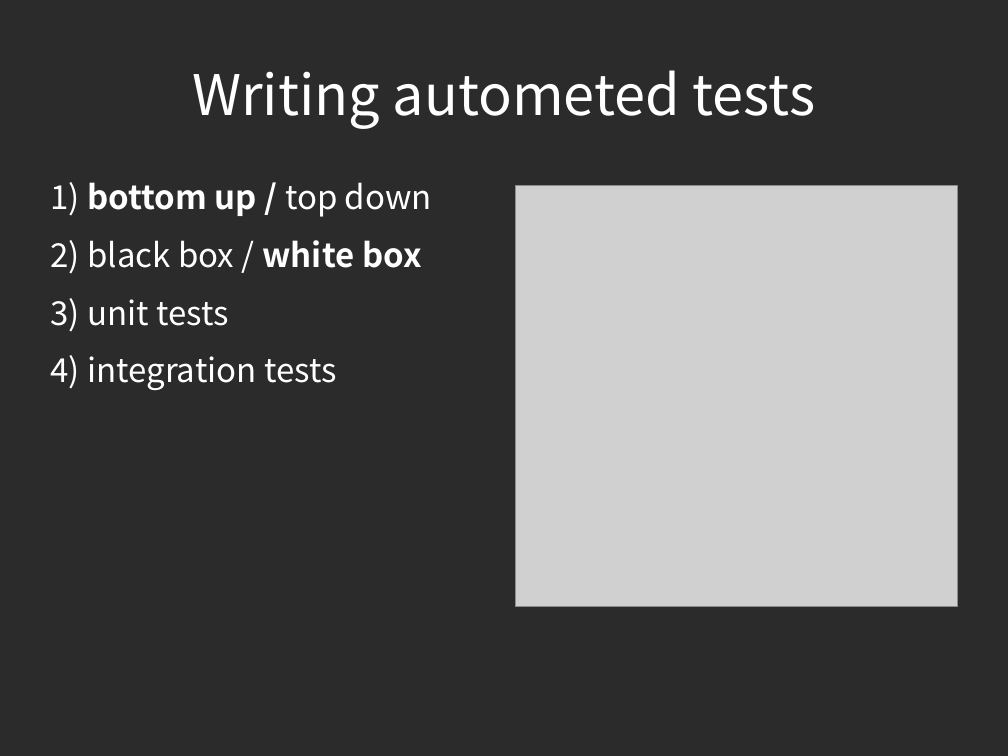
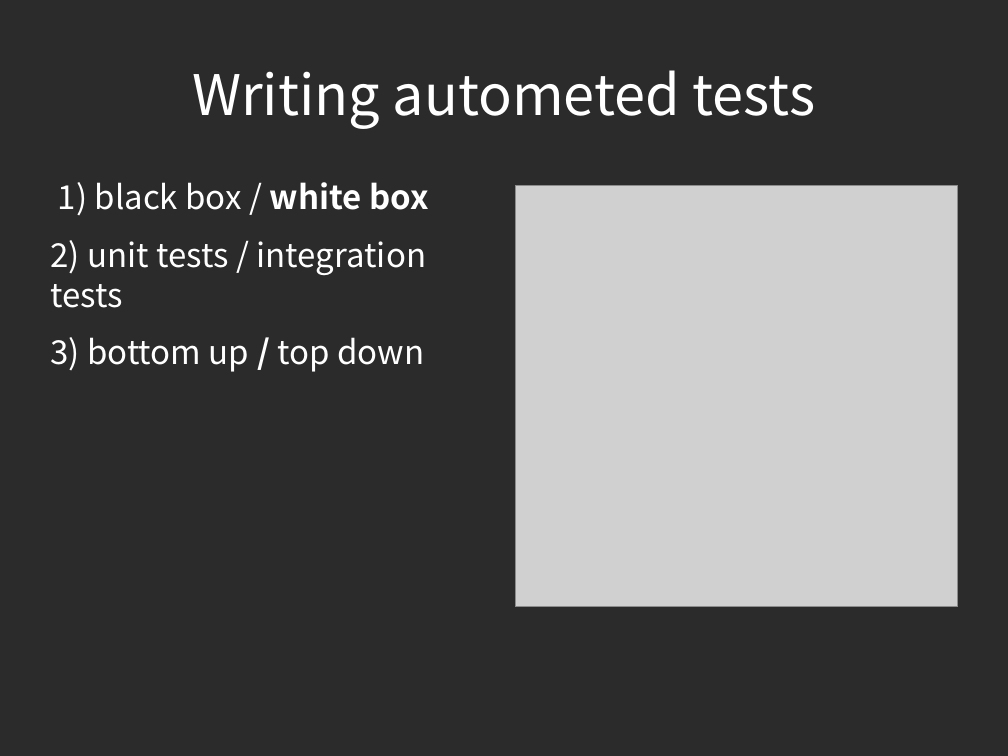
Before and after one commit to piotrek24061988/AutomaticTesting, a slide deck: slide 11 of module1/doc/AutomatedTesting.odp. Drawn at 1008x756 pixels with LibreOffice and Linux fonts; fonts in the diff are those of the drawing; grey boxes stand for pictures; background and template pictures are left out; a plain dark background stands for a picture behind light text. Boxes give left, top, right and bottom in pixels: in the first picture for what was removed or moved away, otherwise in the second. Text is boxed around its words. In the diff, an @@ line names an element or a change of style, - is before the commit and + after.

Commit message:
presentation update black box / white box / ut / it

```diff
--- a/module1/doc/AutomatedTesting.odp
+++ b/module1/doc/AutomatedTesting.odp
@@ text at (50,182,429,372): text changed @@
-1) bottom up / top down
-2) black box / white box
-3) unit tests
-4) integration tests
+1) black box / white box
+2) unit tests / integration tests
+3) bottom up / top down
```
Also in this commit, not shown: 1 other slide changed, 6 slides added.
